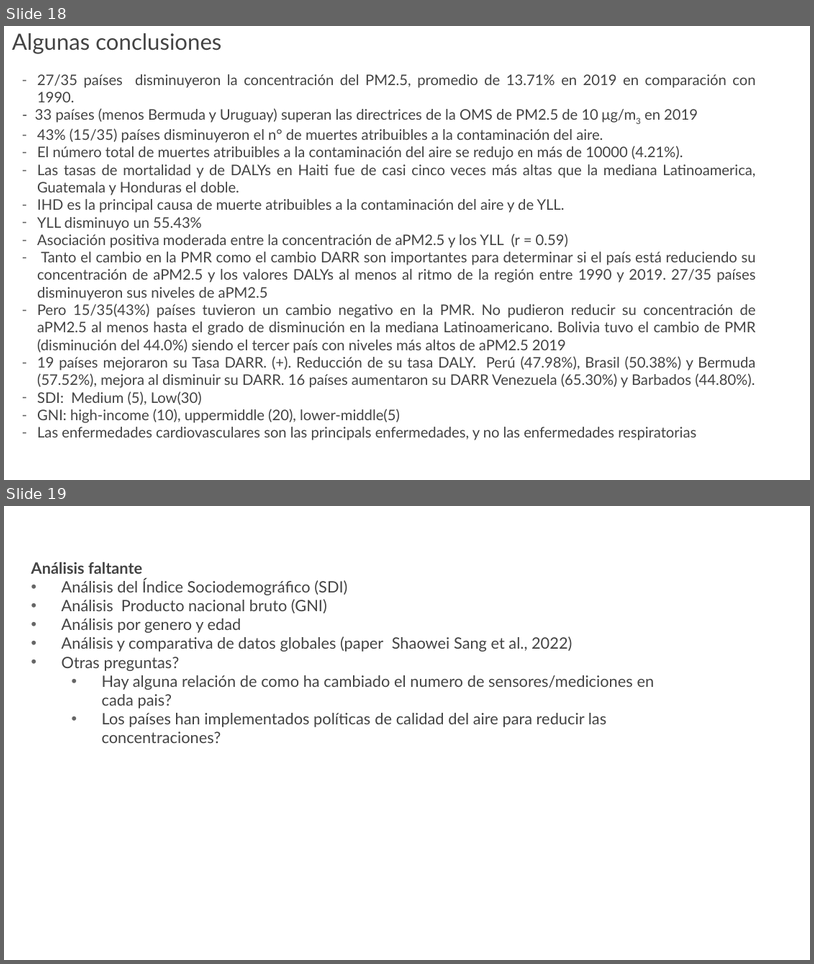
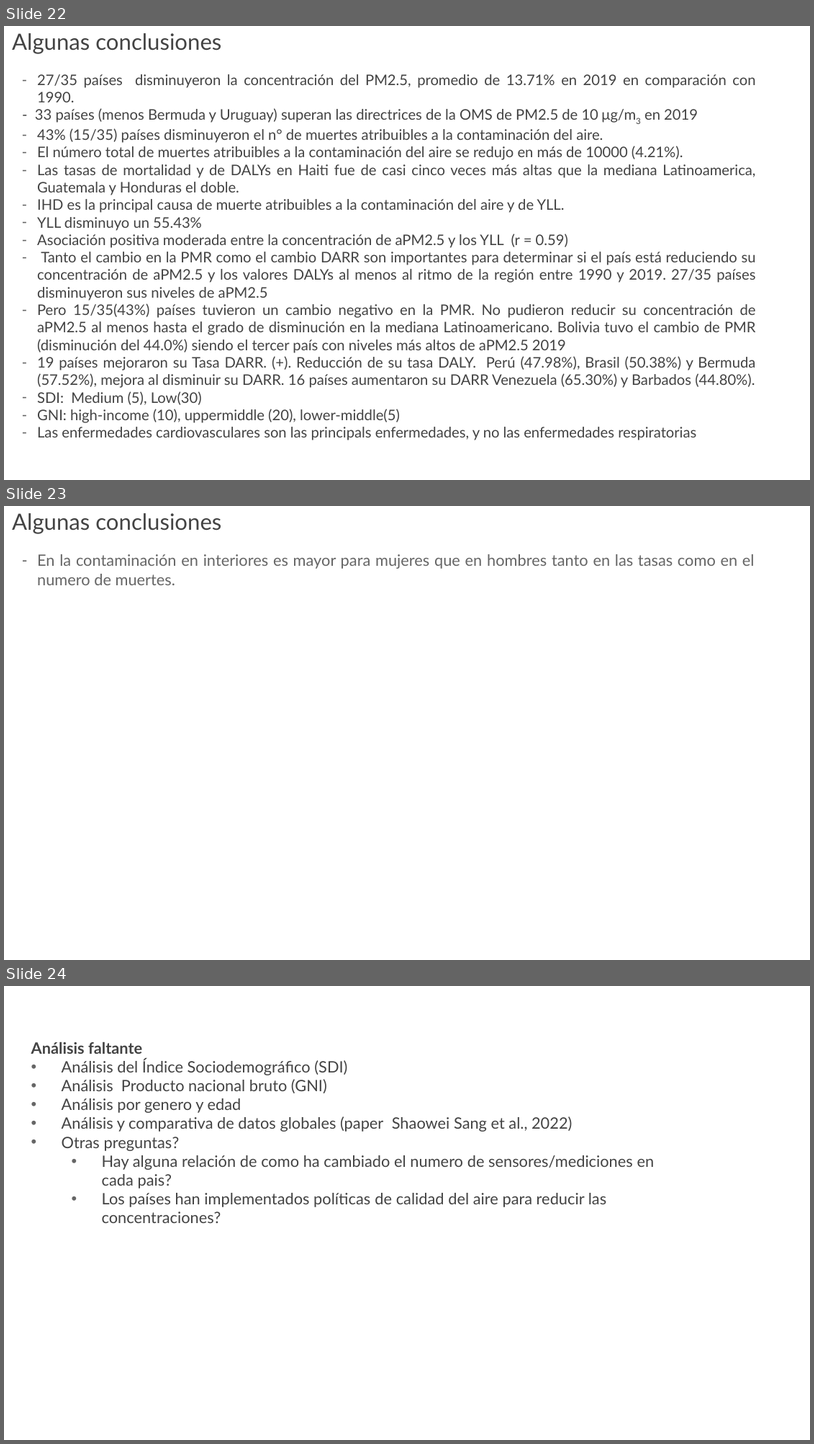
Before and after one commit to joseurquiza88/Health-impacts-AirPollution, a slide deck: Resumen.pptx. Shown one above the other, each under a label of ours: slides 18 and 19 before the commit, slides 22, 23 and 24 after it. The pictures are 814x964 and 814x1444 pixels, drawn with LibreOffice and Linux fonts; fonts in the diff are those of the drawing; background and template pictures are left out. Boxes give left, top, right and bottom in pixels: in the first picture for what was removed or moved away, otherwise in the second. Text is boxed around its words. In the diff, an @@ line names an element or a change of style, - is before the commit and + after.

```diff
--- a/Resumen.pptx
+++ b/Resumen.pptx
@@ slide 23 added at (4,506,810,960), background picture (left out) @@
@@ text added at (12,513,221,534), 20 pt, text #434343 @@
+Algunas conclusiones
@@ text added at (37,554,755,585), 14 pt, text #666666 @@
+– En la contaminación en interiores es mayor para mujeres que en hombres tanto en las tasas como en el numero de muertes.
@@ what was slide 18 is now slide 22 @@
@@ what was slide 19 is now slide 24 @@
```
Also in this commit, not shown: 4 other slides added, 5 other files.
